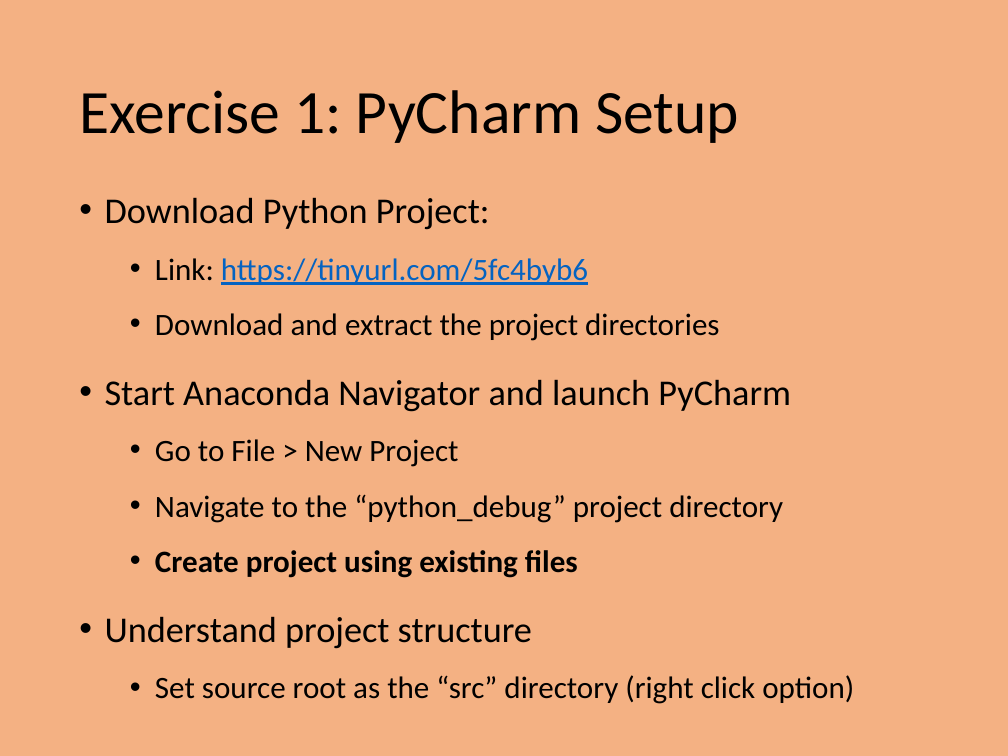
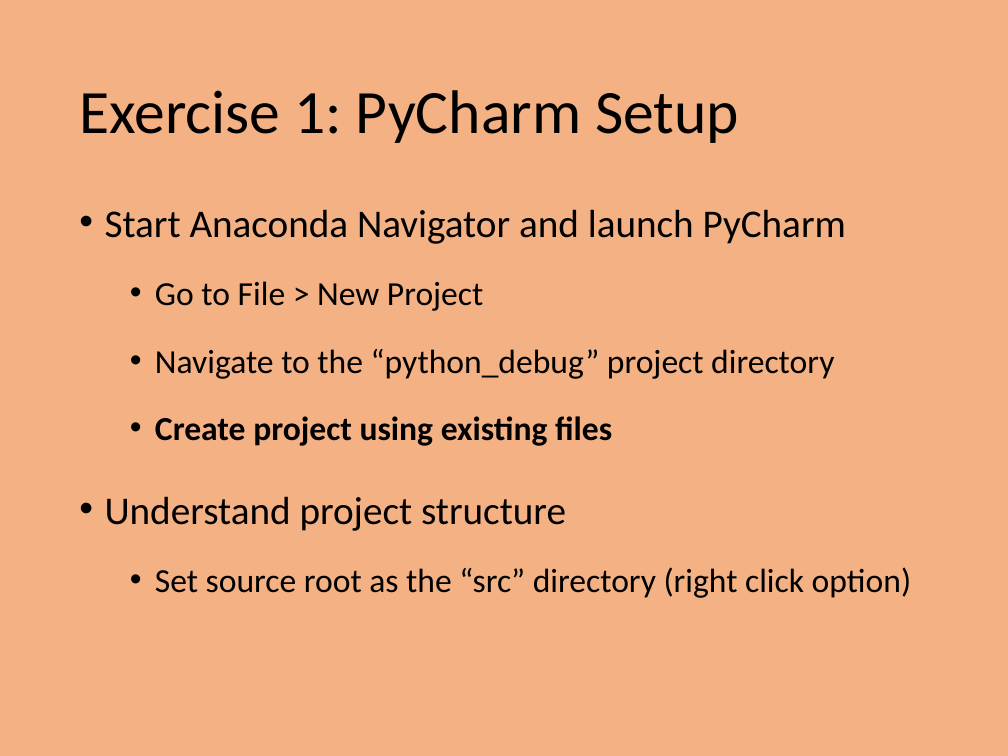
Before and after one commit to PrincetonUniversity/intro_debugging, a slide deck: slide 8 of 01_overview/Introduction_To_Debugging.pptx. Drawn at 1008x756 pixels with LibreOffice and Linux fonts; fonts in the diff are those of the drawing. Boxes give left, top, right and bottom in pixels: in the first picture for what was removed or moved away, otherwise in the second. Text is boxed around its words. In the diff, an @@ line names an element or a change of style, - is before the commit and + after.

```diff
--- a/01_overview/Introduction_To_Debugging.pptx
+++ b/01_overview/Introduction_To_Debugging.pptx
@@ text "Start Anaconda Navigator and launch ..." at (105, 209, 911, 598): size 25.9 to 28 pt in "Start Anaconda Navigator and launch PyCharm", "Understand project structure"; size 22.2 to 24 pt in "Go to File > New Project", "Navigate to the “python_debug” project directory", "Create project using existing files", "Set source root as the “src” directory ..."; line spacing 1.3 to 1.5 @@
@@ text at (105, 197, 719, 341): paragraphs removed @@
-• Download Python Project:
-  • Link: https://tinyurl.com/5fc4byb6
-  • Download and extract the project directories
```
Also in this commit, not shown: 1 other slide changed, 1 slide added, 3 other files.
